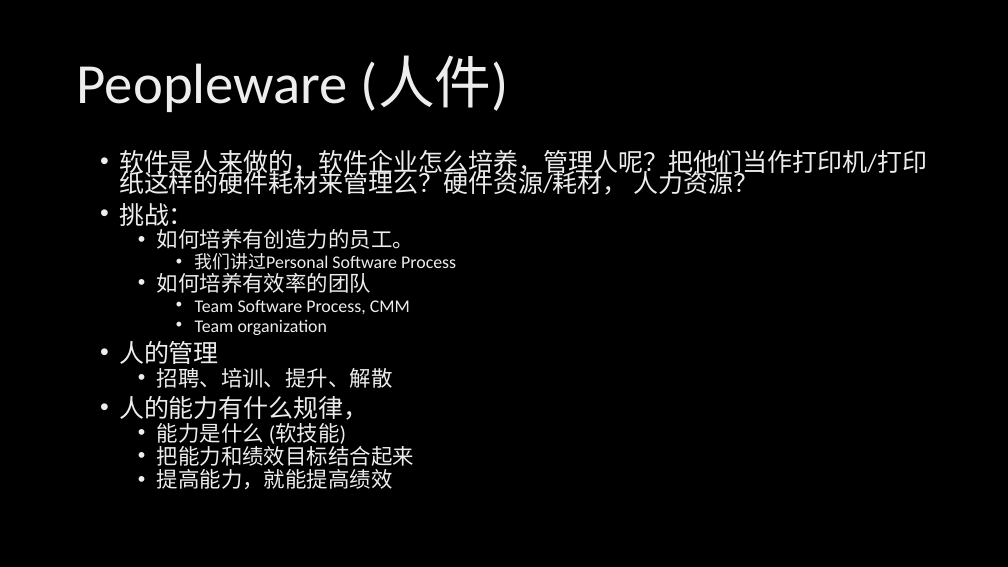
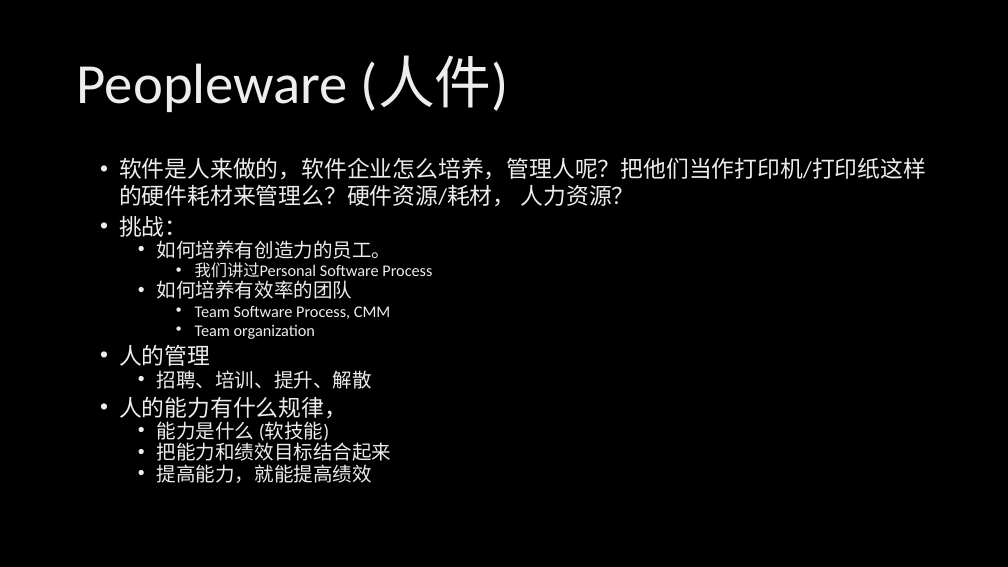
Before and after one commit to xinase/ASE, a slide deck: slide 17 of chapter14/ASE_14_Quality_of_SWE.pptx. Drawn at 1008x567 pixels with LibreOffice and Linux fonts; fonts in the diff are those of the drawing; background and template pictures are left out. Boxes give left, top, right and bottom in pixels: in the first picture for what was removed or moved away, otherwise in the second. Text is boxed around its words. In the diff, an @@ line names an element or a change of style, - is before the commit and + after.

```diff
--- a/chapter14/ASE_14_Quality_of_SWE.pptx
+++ b/chapter14/ASE_14_Quality_of_SWE.pptx
@@ text "软件是人来做的，软件企业怎么培养，管理人呢？把他们当作打印机/打印纸这样的硬件耗材来管理么？硬件资源/耗材， 人力资源？" at [119, 157, 926, 483]: size 23.8 to 21.7 pt in "软件是人来做的，软件企业怎么培养，管理人呢？把他们当作打印机/打印纸这样的硬件耗材来管理么？硬件资源/耗材， 人力资源？", "挑战：", "人的管理", "人的能力有什么规律，"; size 20.4 to 18.6 pt in "如何培养有创造力的员工。", "如何培养有效率的团队", "招聘、培训、提升、解散", "能力是什么 (软技能)" and 2 more places; size 17 to 15.5 pt in "我们讲过Personal Software Process", "Team Software Process, CMM", "Team organization"; line spacing 0.7 to 1 @@
```
Also in this commit, not shown: 1 other slide changed, 4 slides added.
